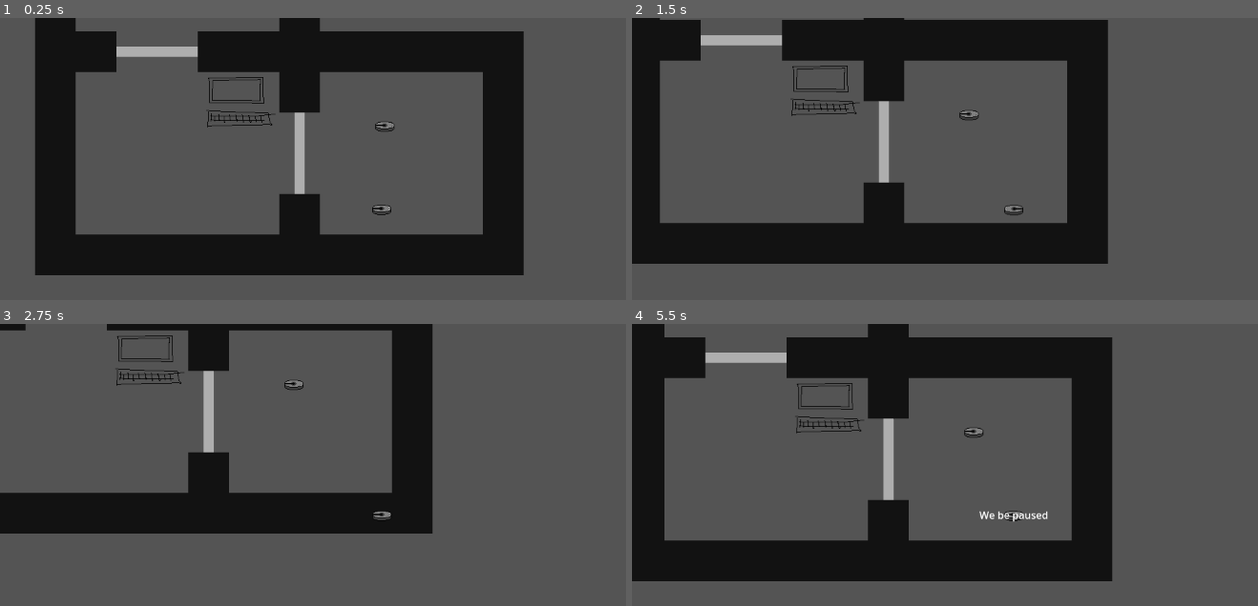
Above: before the commit, frames 1-4 (two rows, left to right).
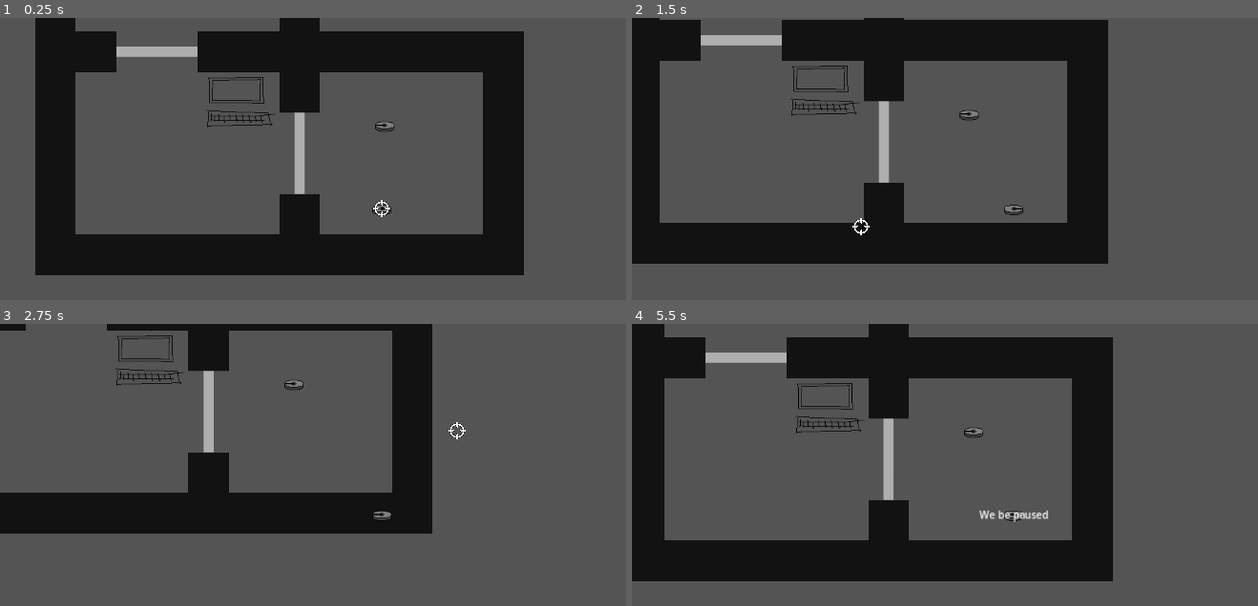
Above: after the commit, the same moments.

Repository: Black-Sheep-Studios/wire-hacking-robots
Game: Godot game, scene res://game.tscn
Two runs of this game, one before a commit and one after it. Both use one fixed random seed, a clock stepped at 60 frames per second and the inputs below.
Inputs (mouse positions are in pixels of both pictures, inside the frame that each line leads up to):
- Up to frame 1 (0.25 s): no input
- Up to frame 2 (1.5 s): tap Enter at 0.5 s; move the mouse to (1182, 190) at 0.52 s; hold D (move_right) 0.53-1.28 s; tap Space (primary_action) at 0.6 s; move the mouse to (863, 226) at 1.27 s; hold S (move_down) from 1.28 s (still down); tap E (secondary_action) at 1.35 s
- Up to frame 3 (2.75 s): move the mouse to (456, 431) at 2.02 s; release S (move_down) at 2.03 s; hold D (move_right) from 2.03 s (still down); tap Q (tertiary_action) at 2.1 s
- Up to frame 4 (5.5 s): move the mouse to (976, 591) at 2.77 s; release D (move_right) at 2.78 s; hold W (move_up) 2.78-3.53 s; tap Space (primary_action) at 2.85, 5.1 s; move the mouse to (1245, 572) at 3.52 s; hold A (move_left) 3.53-5.03 s; tap E (secondary_action) at 3.6 s; tap Escape (menu) at 4.15 s; move the mouse to (782, 456) at 4.27 s; tap Q (tertiary_action) at 4.35 s; move the mouse to (1051, 515) at 5.02 s; hold S (move_down) from 5.03 s (still down)

The runs differ from the first frame. In frame 1, less than 0.1% of the frame differs, in the area x 31-63%, y 10-71%; in frame 2, less than 0.1%; in frame 3, less than 0.1%; in frame 4, 0.4%, in the area x 11-77%, y 0-92%.

Commit message:
add crosshair cursor

Diff:
--- a/game/overworld_scene.gd
+++ b/game/overworld_scene.gd
@@ -7,3 +7,11 @@
 
 func get_active_controller() -> PlayerController:
 	return _player_robot_controller
+
+
+func on_pause() -> void:
+	_player_robot_controller.on_pause()
+
+
+func on_resume() -> void:
+	_player_robot_controller.on_resume()
--- /dev/null
+++ b/game/player/cursor.gd
@@ -0,0 +1,11 @@
+class_name Cursor
+extends Sprite2D
+
+
+func _ready() -> void:
+	set_centered(true)
+	set_visible(false)
+
+
+func _process(_delta: float) -> void:
+	set_global_position(get_global_mouse_position())
--- a/game/player/player_robot_controller.gd
+++ b/game/player/player_robot_controller.gd
@@ -10,8 +10,16 @@
 const interact_key: String = "secondary_action"
 const hack_key: String = "tertiary_action"
 
+@onready var cursor: Cursor = Util.require_child(self, Cursor)
+
+
+func _ready() -> void:
+	_replace_mouse_cursor()
+
 
 func process(delta: float) -> void:
+	cursor.global_position = get_viewport().get_mouse_position()
+
 	if Input.is_action_just_pressed("menu"):
 		var pause_scene: Scene = _pause_menu_scene.instantiate()
 		_scene_manager.set_active_scene(pause_scene, true)
@@ -30,6 +38,24 @@
 
 func control_robot(robot: RobotCharacter) -> void:
 	current_robot = robot
+
+
+func on_pause() -> void:
+	_restore_mouse_cursor()
+
+
+func on_resume() -> void:
+	_replace_mouse_cursor()
+
+
+func _replace_mouse_cursor() -> void:
+	cursor.set_visible(true)
+	Input.set_mouse_mode(Input.MOUSE_MODE_HIDDEN)
+
+
+func _restore_mouse_cursor() -> void:
+	cursor.set_visible(false)
+	Input.set_mouse_mode(Input.MOUSE_MODE_VISIBLE)
 
 
 func _build_action_from_inputs() -> RobotCharacter.Action:
--- a/game/scene.gd
+++ b/game/scene.gd
@@ -15,6 +15,14 @@
 	_scene_manager = scene_manager
 
 
+func on_pause() -> void:
+	pass
+
+
+func on_resume() -> void:
+	pass
+
+
 func get_active_controller() -> PlayerController:
 	push_error(name, " does not override get_active_controller!")
 	return null
--- a/game/scene_manager.gd
+++ b/game/scene_manager.gd
@@ -46,6 +46,9 @@
 	if replace: _free_scenes()
 
 	if pause:
+		var active_scene: Scene = get_active_scene()
+		if active_scene:
+			active_scene.on_pause()
 		TimeDilation.slow_time()
 
 	add_child(scene)
@@ -65,6 +68,7 @@
 	var new_active_scene: Scene = get_active_scene()
 	# TODO: this might not always be true, but it's a good assumption for now
 	TimeDilation.unslow_time()
+	new_active_scene.on_resume()
 	scene_changed.emit(new_active_scene)
 
 
--- a/project.godot
+++ b/project.godot
@@ -23,6 +23,8 @@
 window/size/viewport_width=1200
 window/size/viewport_height=600
 window/size/initial_screen=1
+window/stretch/mode="canvas_items"
+window/stretch/aspect="expand"
 
 [input]
 
--- a/scenes/test/test_overworld.tscn
+++ b/scenes/test/test_overworld.tscn
@@ -1,7 +1,7 @@
-[gd_scene load_steps=27 format=4 uid="uid://dogs7u8f2jr8o"]
+[gd_scene load_steps=29 format=4 uid="uid://dogs7u8f2jr8o"]
 
 [ext_resource type="Script" path="res://scenes/test/test_overworld.gd" id="1_eur80"]
-[ext_resource type="Script" path="res://game/player_robot_camera.gd" id="2_5vywi"]
+[ext_resource type="Script" path="res://game/player/player_robot_camera.gd" id="2_5vywi"]
 [ext_resource type="PackedScene" uid="uid://b7cp1skj4hd34" path="res://game/robot/robot.tscn" id="2_c2yuc"]
 [ext_resource type="Script" path="res://game/player/player_robot_controller.gd" id="2_ssp5s"]
 [ext_resource type="PackedScene" uid="uid://56osf625muiq" path="res://scenes/pause_menu.tscn" id="3_h8k3s"]
@@ -9,6 +9,8 @@
 [ext_resource type="Script" path="res://game/world/door.gd" id="5_871bv"]
 [ext_resource type="Script" path="res://game/world/trigger.gd" id="6_h3vra"]
 [ext_resource type="Script" path="res://game/world/interactions/open_interaction.gd" id="6_lyq78"]
+[ext_resource type="Texture2D" uid="uid://csdokh62dff2s" path="res://assets/graphics/crosshair.png" id="6_pftn8"]
+[ext_resource type="Script" path="res://game/player/cursor.gd" id="7_r5e4h"]
 [ext_resource type="PackedScene" uid="uid://du5i0mh3mkwuq" path="res://scenes/test/test_hack_scene.tscn" id="9_3afsu"]
 [ext_resource type="Texture2D" uid="uid://84370kw6vytb" path="res://assets/graphics/computer.png" id="10_vai7r"]
 [ext_resource type="Script" path="res://game/world/hack.gd" id="11_0mbbn"]
@@ -95,6 +97,12 @@
 _pause_menu_scene = ExtResource("3_h8k3s")
 current_robot = NodePath("../TestPlayerRobot")
 
+[node name="Cursor" type="Sprite2D" parent="PlayerRobotController"]
+visible = false
+texture_filter = 1
+texture = ExtResource("6_pftn8")
+script = ExtResource("7_r5e4h")
+
 [node name="TestPlayerRobot" parent="." instance=ExtResource("2_c2yuc")]
 position = Vector2(609, 343)
 _stats = SubResource("Resource_1j45n")
Binary file added: assets/graphics/crosshair.png
Not shown, added: assets/graphics/crosshair.png.import
Renamed: game/player_robot_camera.gd -> game/player/player_robot_camera.gd
